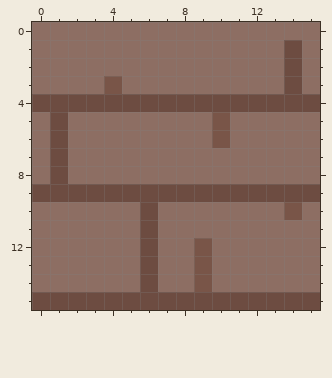
Two states of a pixel-art file, Assets/Arts/Construction/House/InsideHouse/House_wall.aseprite. The picture above was drawn from the file before the commit.
16x16 pixels, 1 frame.
After the commit:
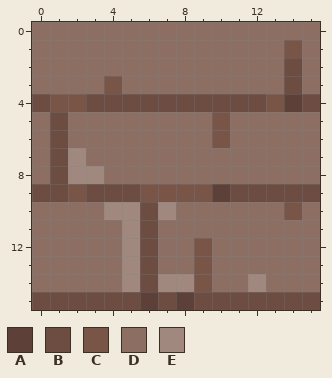
Palette (. is transparent): A #5d4037  B #6d4c41  C #795548  D #8d6e63  E #a1887f
What changed:
y 1: x 14 B -> C
y 4: x 1..2 BB -> CC; x 13..14 BB -> CA
y 7: x 2 D -> E
y 8: x 2..3 DD -> EE
y 9: x 2 B -> C; x 6..10 BBBBB -> CCCCA
y 10: x 4..5 DD -> EE; x 7 D -> E
y 11..13: x 5 D -> E
y 14: x 5 D -> E; x 7..8 DD -> EE; x 12 D -> E
y 15: x 6 B -> A; x 8 B -> A
Changed places in both pictures, as pixel boxes (x1, y1, x2, y2):
changed: (266, 40, 302, 112)
changed: (50, 94, 266, 310)
